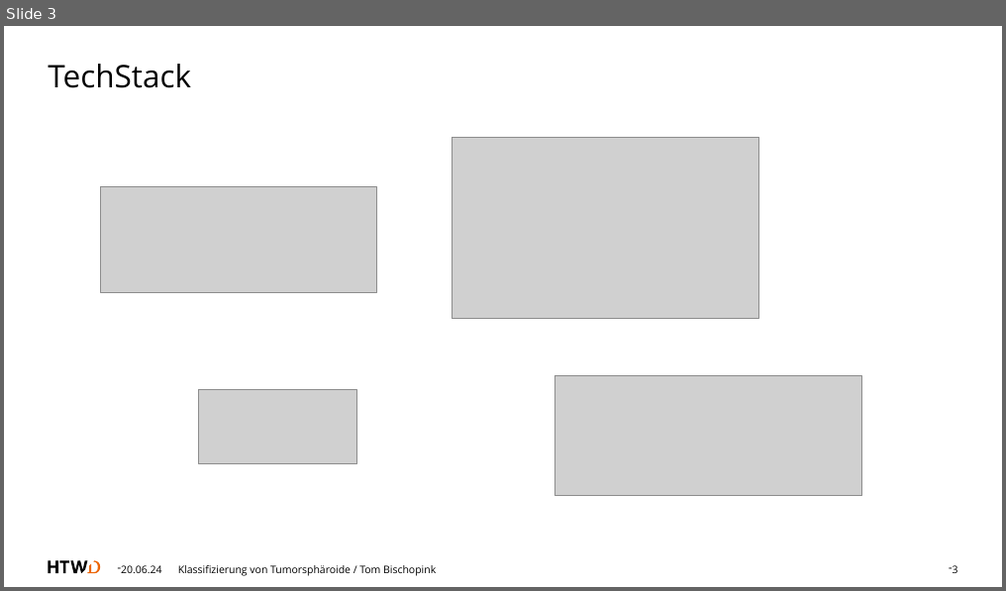
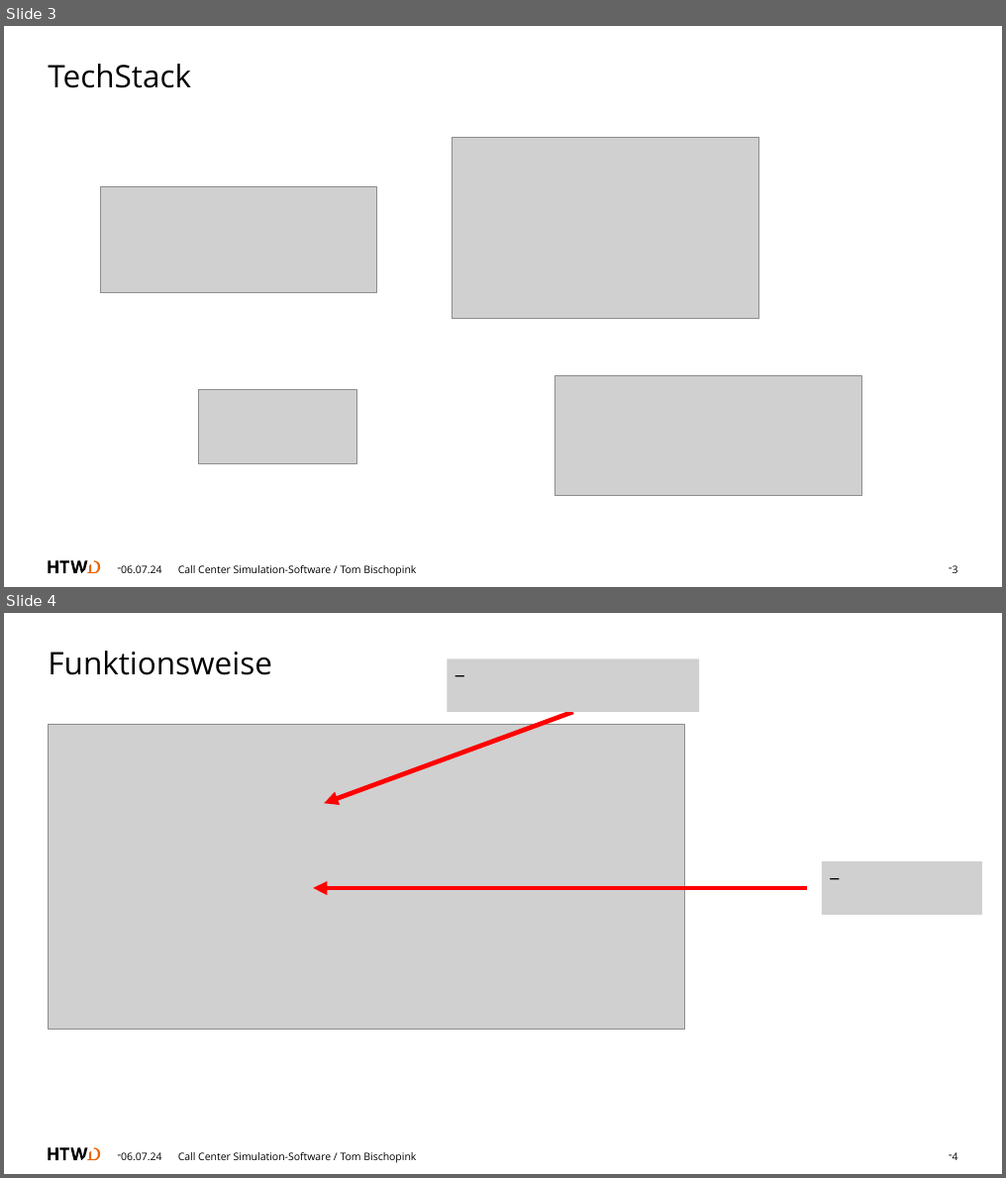
Before and after one commit to tombk556/Call-Center-Simulation, a slide deck: präsentation_callcenter.pptx. Shown one above the other, each under a label of ours: slide 3 before the commit, slides 3 and 4 after it. The pictures are 1006x591 and 1006x1178 pixels, drawn with LibreOffice and Linux fonts; fonts in the diff are those of the drawing; grey boxes stand for pictures. Boxes give left, top, right and bottom in pixels: in the first picture for what was removed or moved away, otherwise in the second. Text is boxed around its words. In the diff, an @@ line names an element or a change of style, - is before the commit and + after.

```diff
--- a/präsentation_callcenter.pptx
+++ b/präsentation_callcenter.pptx
@@ slide 4 added at (4,613,1002,1174), background #FFFFFF; not listed: 2 template elements that a slide beside it also shows @@
@@ title added at (48,651,271,675), 30 pt, text #000000 @@
+Funktionsweise
@@ picture added at (448,659,699,712) @@
@@ picture added at (49,724,684,1029) @@
@@ arrow added from (573, 712) to (325, 803), #FF0000 4.5 pt @@
@@ picture added at (822,861,982,915) @@
@@ arrow added from (807, 888) to (313, 888), #FF0000 4.5 pt @@
@@ text added at (121,1153,161,1160), 10 pt, text #000000 @@
+06.07.24
@@ text added at (178,1153,416,1163), 10 pt, text #000000 @@
+Call Center Simulation-Software / Tom Bischopink
@@ page number added at (952,1153,958,1160), 10 pt, text #000000 @@
+4
@@ slide 3 changed as well @@
@@ text at (121,566,161,573): text changed @@
-20.06.24
+06.07.24
@@ text at (178,566,416,576): text changed @@
-Klassifizierung von Tumorsphäroide / Tom Bischopink
+Call Center Simulation-Software / Tom Bischopink
```
Also in this commit, not shown: 5 other slides changed, 3 other slides added, 1 other file.
